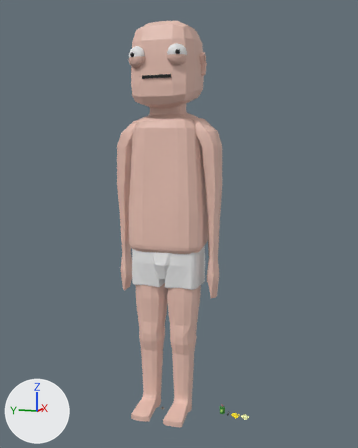
The Blender file 3D-assets/ohrwurm.blend, before and after one commit.
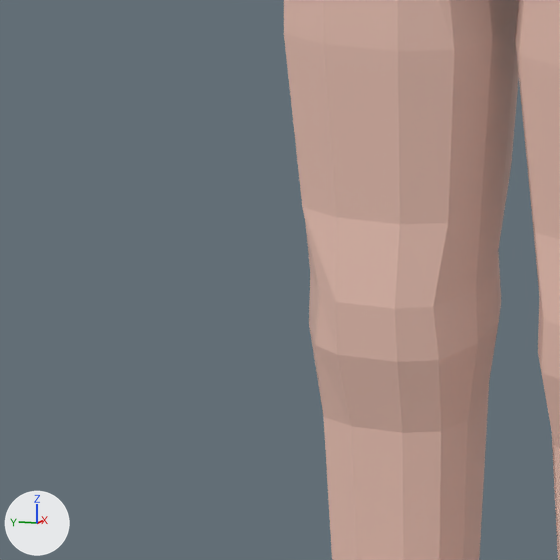
The first picture shows the older version from a 50 mm camera at (-331.0, -120.0, 191.0) aimed at (13.0, -9.0, 140.0). The close-ups show both versions on the part from 27% to 48% of the width and 65% to 82% of the height of that picture; other places that the commit changed are outside them. Lighting does not change. The marker at lower left points along +X, +Y and +Z.

Objects in the first close-up: 'feet'.
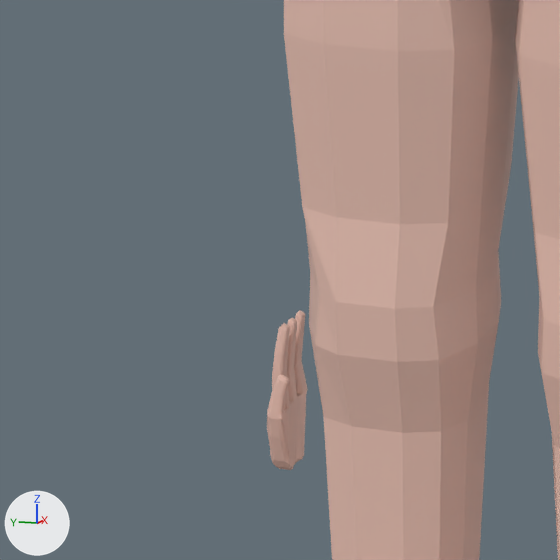
Boxes (x1, y1, x2, y2) around the edits, measured in the close-ups (560 x 560 px):
'Cube.001', added (beige)
    after: (267, 310, 308, 470)

Edits to the bpy script that builds the scene:
```text
Add me_cube_025:
    me_cube_025.from_pydata(...)  # 388 vertices, 772 faces; spans x -4.0..4.0, y -0.9..2.0, z -6.6..10.1
    me_cube_025.materials.append(mat_material_009)  # beige #e8c0b2
Add ob_cube_001:
    ob_cube_001 = bpy.data.objects.new('Cube.001', me_cube_025)
    ob_cube_001.location = (21.5, 29.0, 36.4)
    ob_cube_001.scale = (0.95, 1.0, 1.0)
```
